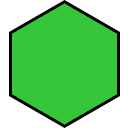
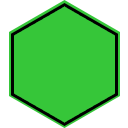
Two versions of the same layered image (128x128). Layer-by-layer changes:
added layer "Polygon 2 copy 3" above "Polygon 2" over 11, 3, 118, 126
